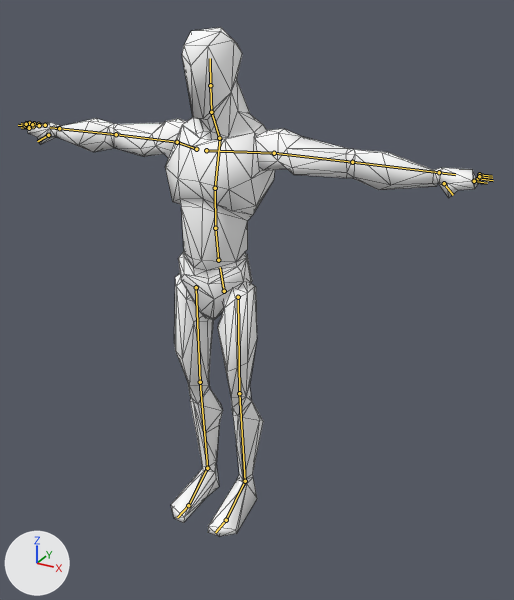
Renders of the glTF model assets/models/anim_base.glb from each side of a commit.
Rendered twice from a 50 mm lens placed at (1.268, -2.008, 1.94), pointed at (0.134, 0.055, 0.909). Every picture has the same lights, and +X, +Y and +Z are marked at lower left. The older version comes first. The bones that change, and the others that lie on the model, are drawn over the model as lines. Mesh edges are drawn as thin lines.

Names of what the first picture shows: 'Mannequin'.
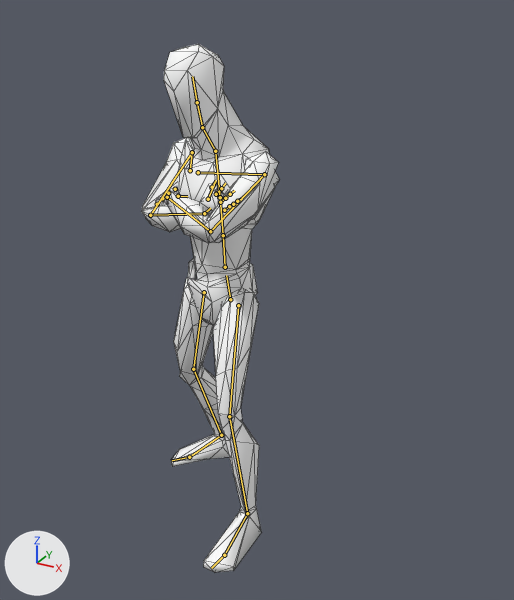
The newer file adds an action. The first version stands in its rest pose; the second is drawn at frame 47 of the action 'Idle_FoldArms'.

The edits, one by one:
Bone 'pelvis' (bone_pelvis) moves from (0.0, 0.0, 0.0) to (0.003, -0.055, -0.025).
Bone 'pelvis' (bone_pelvis) turns from (0, 0, 0) to (-4, -13, 3) degrees about its own x, y and z.
Bone 'spine_02' (bone_spine_02) turns from (0, 0, 0) to (11, 0, 0) degrees about its own x, y and z.
Bone 'spine_03' (bone_spine_03) turns from (0, 0, 0) to (11, 0, 0) degrees about its own x, y and z.
Bone 'neck_01' (bone_neck_01) turns from (0, 0, 0) to (-11, 0, 0) degrees about its own x, y and z.
Bone 'head' (bone_head) turns from (0, 0, 0) to (4, 13, 1) degrees about its own x, y and z.
Bone 'clavicle_l' (bone_clavicle_l) turns from (0, 0, 0) to (-5, -1, -6) degrees about its own x, y and z.
Bone 'upperarm_l' (bone_upperarm_l) turns from (0, 0, 0) to (83, 15, -17) degrees about its own x, y and z.
Bone 'lowerarm_l' (bone_lowerarm_l) turns from (0, 0, 0) to (91, 18, -34) degrees about its own x, y and z.
Bone 'hand_l' (bone_hand_l) turns from (0, 0, 0) to (-10, 23, -38) degrees about its own x, y and z.
Bone 'clavicle_r' (bone_clavicle_r) turns from (0, 0, 0) to (-5, 0, -6) degrees about its own x, y and z.
Bone 'upperarm_r' (bone_upperarm_r) turns from (0, 0, 0) to (76, -26, 33) degrees about its own x, y and z.
Bone 'lowerarm_r' (bone_lowerarm_r) turns from (0, 0, 0) to (82, -29, 38) degrees about its own x, y and z.
Bone 'hand_r' (bone_hand_r) turns from (0, 0, 0) to (22, 23, -10) degrees about its own x, y and z.
Bone 'thigh_l' (bone_thigh_l) turns from (0, 0, 0) to (-18, -2, -13) degrees about its own x, y and z.
Bone 'calf_l' (bone_calf_l) turns from (0, 0, 0) to (23, -13, 1) degrees about its own x, y and z.
Bone 'foot_l' (bone_foot_l) turns from (0, 0, 0) to (2, -4, 11) degrees about its own x, y and z.
Bone 'thigh_r' (bone_thigh_r) turns from (0, 0, 0) to (8, -1, 16) degrees about its own x, y and z.
Bone 'calf_r' (bone_calf_r) turns from (0, 0, 0) to (17, 42, -4) degrees about its own x, y and z.
Bone 'foot_r' (bone_foot_r) turns from (0, 0, 0) to (-13, 3, -19) degrees about its own x, y and z.

Boxes (x1, y1, x2, y2) around the edits, measured in the pictures (514 x 600 px):
'Mannequin', posed (70% narrower): before (24, 27, 490, 536); after (141, 44, 279, 572)
bone 'pelvis', root to tip: before (224, 291) to (220, 267); after (230, 299) to (226, 275)
bone 'spine_02', root to tip: before (215, 228) to (215, 188); after (223, 235) to (220, 197)
bone 'spine_03', root to tip: before (215, 188) to (220, 139); after (220, 197) to (215, 151)
bone 'neck_01', root to tip: before (219, 138) to (211, 112); after (215, 151) to (202, 127)
bone 'head', root to tip: before (211, 112) to (210, 85); after (202, 127) to (197, 102)
bone 'clavicle_l', root to tip: before (206, 150) to (274, 153); after (198, 172) to (264, 174)
bone 'upperarm_l', root to tip: before (274, 153) to (352, 162); after (264, 174) to (210, 231)
bone 'lowerarm_l', root to tip: before (352, 162) to (439, 172); after (210, 231) to (167, 197)
bone 'hand_l', root to tip: before (439, 172) to (455, 174); after (167, 197) to (166, 197)
bone 'clavicle_r', root to tip: before (196, 149) to (177, 142); after (190, 170) to (192, 152)
bone 'upperarm_r', root to tip: before (177, 142) to (116, 134); after (192, 152) to (150, 215)
bone 'lowerarm_r', root to tip: before (116, 134) to (59, 128); after (150, 215) to (204, 213)
bone 'hand_r', root to tip: before (59, 128) to (50, 127); after (204, 213) to (210, 208)
bone 'thigh_l', root to tip: before (238, 297) to (239, 393); after (238, 305) to (229, 416)
bone 'calf_l', root to tip: before (239, 393) to (245, 481); after (229, 416) to (247, 513)
bone 'foot_l', root to tip: before (245, 481) to (226, 520); after (247, 513) to (224, 555)
bone 'thigh_r', root to tip: before (196, 287) to (200, 382); after (204, 292) to (193, 369)
bone 'calf_r', root to tip: before (200, 382) to (207, 468); after (193, 369) to (221, 435)
bone 'foot_r', root to tip: before (207, 468) to (188, 505); after (221, 435) to (189, 457)
